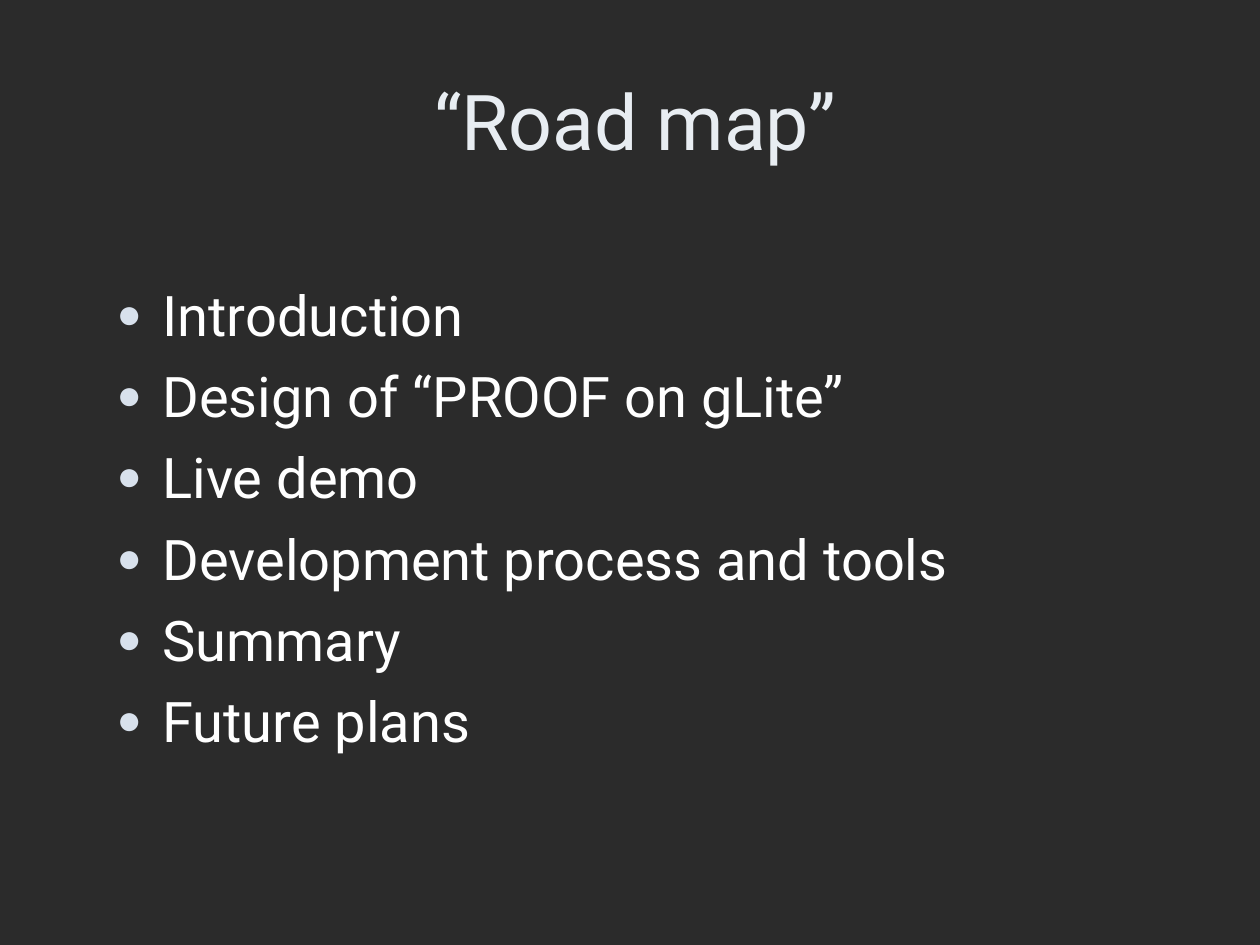
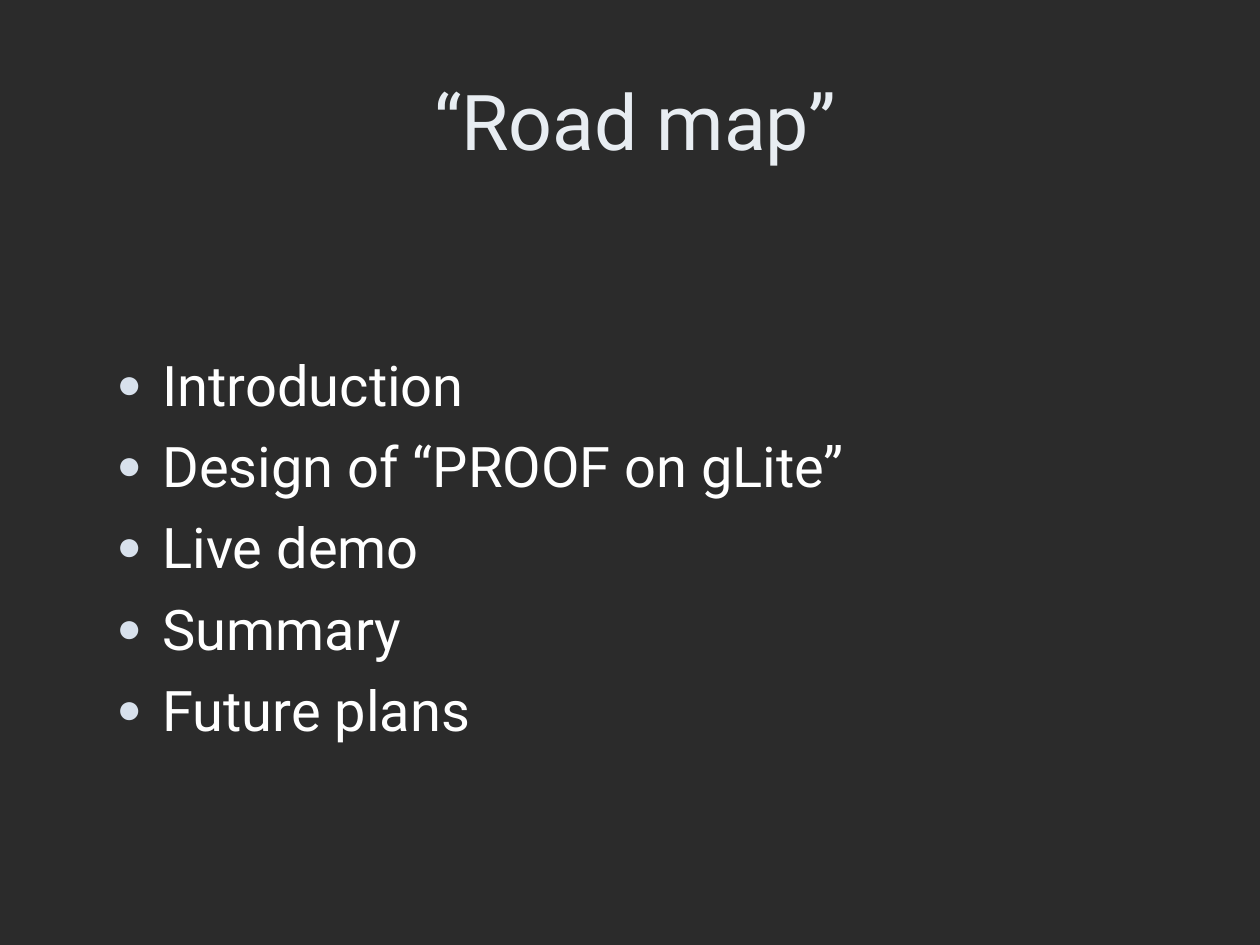
Before and after one commit to AnarManafov/PoDDocumentation, a slide deck: slide 2 of HEPCG-Workshops/2007-Jun/HEPCG-Workshops-2007-Jun(GSI).ppt. Drawn at 1260x945 pixels with LibreOffice and Linux fonts; fonts in the diff are those of the drawing; background and template pictures are left out; a plain dark background stands for a picture behind light text. Boxes give left, top, right and bottom in pixels: in the first picture for what was removed or moved away, otherwise in the second. Text is boxed around its words. In the diff, an @@ line names an element or a change of style, - is before the commit and + after.

```diff
--- a/HEPCG-Workshops/2007-Jun/HEPCG-Workshops-2007-Jun(GSI).ppt
+++ b/HEPCG-Workshops/2007-Jun/HEPCG-Workshops-2007-Jun(GSI).ppt
@@ text "Introduction": place and size @@
-text "Introduction" at (162,294,947,754)
+text "Introduction" at (162,364,844,743)
@@ text at (162,538,947,592): paragraph removed @@
-● Development process and tools
```
Also in this commit, not shown: 3 other slides changed, 1 other file.
